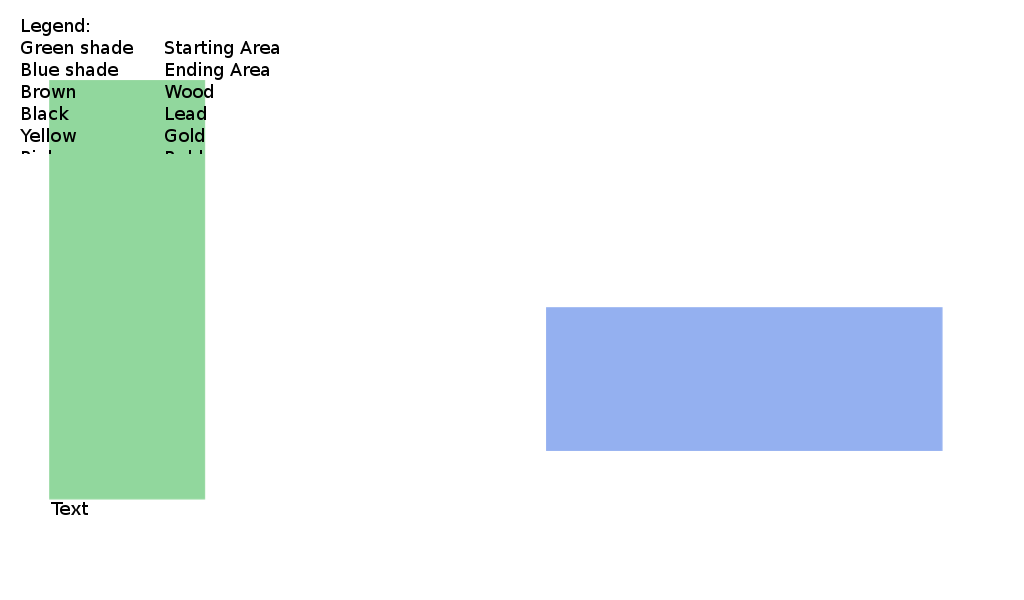
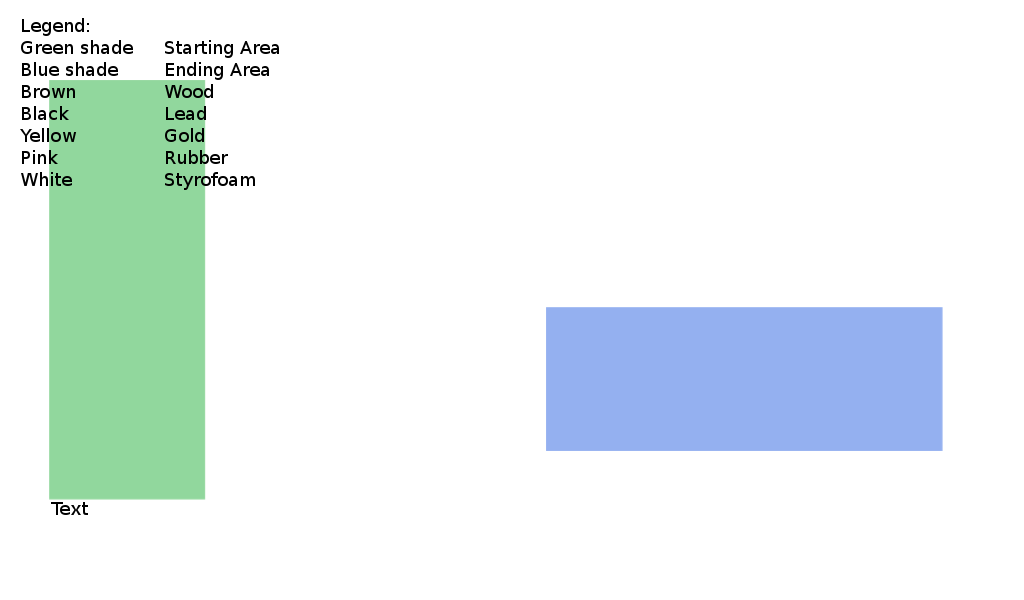
Layered file, before and after one edit (w=1024, h=600). Changes by layer:
painted on "Legend: ..." over [21, 154, 255, 190]
